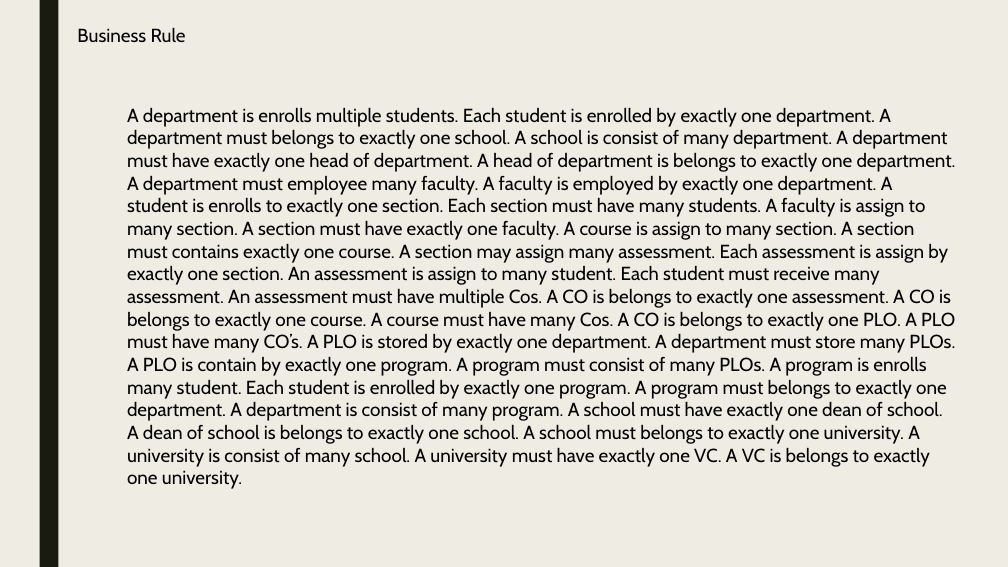
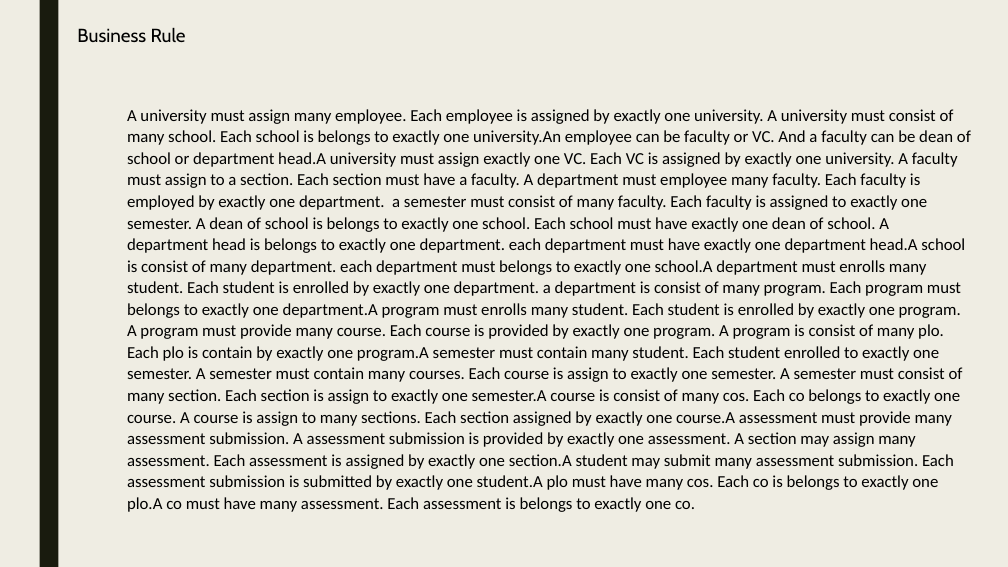
Before and after one commit to moon672/cse-303-1-spring-2021-group-3, a slide deck: slide 27 of Report/PRESENTATION/New Microsoft PowerPoint Presentation.pptx (slide 26 before the commit). Drawn at 1008x567 pixels with LibreOffice and Linux fonts; fonts in the diff are those of the drawing. Boxes give left, top, right and bottom in pixels: in the first picture for what was removed or moved away, otherwise in the second. Text is boxed around its words. In the diff, an @@ line names an element or a change of style, - is before the commit and + after.

```diff
--- a/Report/PRESENTATION/New Microsoft PowerPoint Presentation.pptx
+++ b/Report/PRESENTATION/New Microsoft PowerPoint Presentation.pptx
@@ text at bbox=[127, 109, 971, 512]: text changed; size 18 to 16 pt; font Cabin to Calibri @@
-A department is enrolls multiple students. Each student is enrolled by exactly one department. A department must belongs to exactly one school. A school is consist of many department. A department must have exactly one head of department. A head of department is belongs to exactly one department. A department must employee many faculty. A faculty is employed by exactly one department. A student is enrolls to exactly one section. Each section must have many students. A faculty is assign to many section. A section must have exactly one faculty. A course is assign to many section. A section must contains exactly one course. A section may assign many assessment. Each assessment is assign by exactly one section. An assessment is assign to many student. Each student must receive many assessment. An assessment must have multiple Cos. A CO is belongs to exactly one assessment. A CO is belongs to exactly one course. A course must have many Cos. A CO is belongs to exactly one PLO. A PLO must have many CO’s. A PLO is stored by exactly one department. A department must store many PLOs. A PLO is contain by exactly one program. A program must consist of many PLOs. A program is enrolls many student. Each student is enrolled by exactly one program. A program must belongs to exactly one department. A department is consist of many program. A school must have exactly one dean of school. A dean of school is belongs to exactly one school. A school must belongs to exactly one university. A university is consist of many school. A university must have exactly one VC. A VC is belongs to exactly one university.
+A university must assign many employee. Each employee is assigned by exactly one university. A university must consist of many school. Each school is belongs to exactly one university.An employee can be faculty or VC. And a faculty can be dean of school or department head.A university must assign exactly one VC. Each VC is assigned by exactly one university. A faculty must assign to a section. Each section must have a faculty. A department must employee many faculty. Each faculty is employed by exactly one department. a semester must consist of many faculty. Each faculty is assigned to exactly one semester. A dean of school is belongs to exactly one school. Each school must have exactly one dean of school. A department head is belongs to exactly one department. each department must have exactly one department head.A school is consist of many department. each department must belongs to exactly one school.A department must enrolls many student. Each student is enrolled by exactly one department. a department is consist of many program. Each program must belongs to exactly one department.A program must enrolls many student. Each student is enrolled by exactly one program. A program must provide many course. Each course is provided by exactly one program. A program is consist of many plo. Each plo is contain by exactly one program.A semester must contain many student. Each student enrolled to exactly one semester. A semester must contain many courses. Each course is assign to exactly one semester. A semester must consist of many section. Each section is assign to exactly one semester.A course is consist of many cos. Each co belongs to exactly one course. A course is assign to many sections. Each section assigned by exactly one course.A assessment must provide many assessment submission. A assessment submission is provided by exactly one assessment. A section may assign many assessment. Each assessment is assigned by exactly one section.A student may submit many assessment submission. Each assessment submission is submitted by exactly one student.A plo must have many cos. Each co is belongs to exactly one plo.A co must have many assessment. Each assessment is belongs to exactly one co.
```
Also in this commit, not shown: 3 other slides changed, 6 slides added, 1 slide removed, 1 other file.
